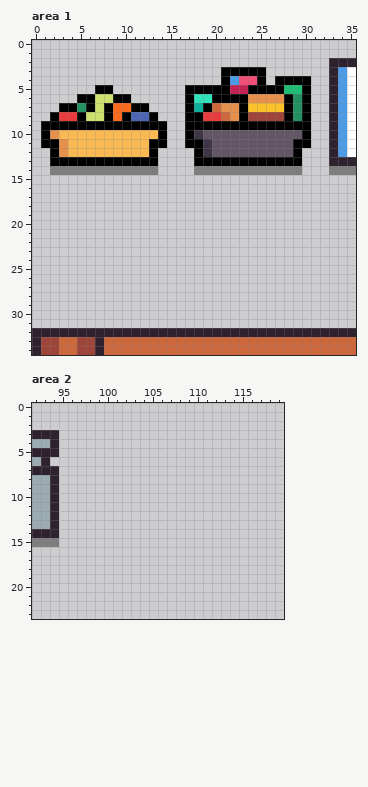
Pixel-art file, stored at Projects/TastyRoad/Assets/Sprites/SubLocations/Grocery.aseprite. The picture above is the old version.
160x96 pixels, 1 frame. Colours within 5 levels of each other are drawn and written as one. Shown: area 1: x 0..35, y 0..34; area 2: x 92..119, y 0..23.
After the commit:
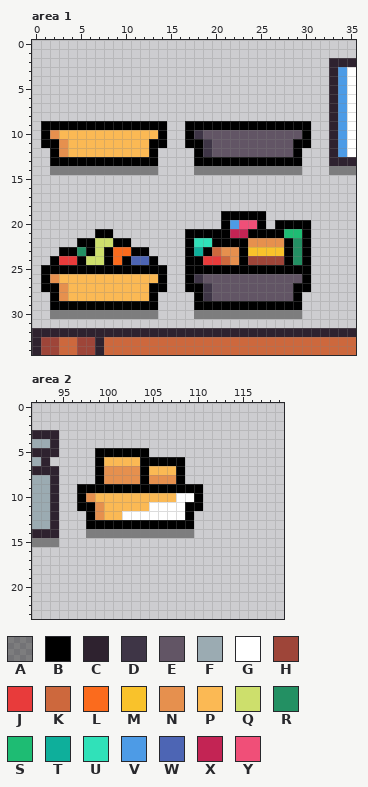
Palette (. is transparent): A #00000064  B #000000  C #2e222f  D #3e3546  E #625565  F #9babb2  G #ffffff  H #9e4539  J #e83b3b  K #cd683d  L #fb6b1d  M #f9c22b  N #e6904e  P #fbb954  Q #cddf6c  R #239063  S #1ebc73  T #0eaf9b  U #30e1b9  V #4d9be6  W #4d65b4  X #c32454  Y #f04f78
Edits made:
Changed rows in their new state; - is an unchanged pixel.
Area 1, layer "prefabs":
first column x 2:
 3 -------------------.....-----
 4 -------------------.....-....
 5 -----..--------..............
 6 ---......------..............
 7 -..........----..............
 8 ............---..............
first column x 1:
19 --------------------BBBBB-----
20 --------------------BVYYB-BBBB
21 ------BB--------BBBBBXXBBBBSSB
22 ----BBQQBB------BUUBBBBNNNNBRB
23 --BBRBQBLLBB----BTBKNNBMMMMBRB
24 -BJJBQQBLBWWB---BBJJKNBHHHHBRB
25 BBBBBBBBBBBBBB--BBBBBBBBBBBBBB
26 BNPPPPPPPPPPPB--BDEEEEEEEEEEEB
27 BBNPPPPPPPPPBB--BBDEEEEEEEEEBB
28 -BNPPPPPPPPPB----BDEEEEEEEEEB-
29 -BBBBBBBBBBBB----BBBBBBBBBBBB-
30 -AAAAAAAAAAAA----AAAAAAAAAAAA-
Area 2, layer "prefabs":
first column x 97:
 5 --BBBBBB------
 6 --BPPPPBBBBB--
 7 --BNNNNBPPPB--
 8 --BNNNNBNNNB--
 9 BBBBBBBBBBBBBB
10 BNPPPPPPPPPGGB
11 BBNPPPPPGGGGBB
12 -BNPPGGGGGGGB-
13 -BBBBBBBBBBBB-
14 -AAAAAAAAAAAA-
Pixel boxes of the changes (left, top, right, bottom) in both pictures:
erased: (50, 67, 311, 121)
added: (41, 211, 311, 319)
added: (77, 448, 203, 538)
